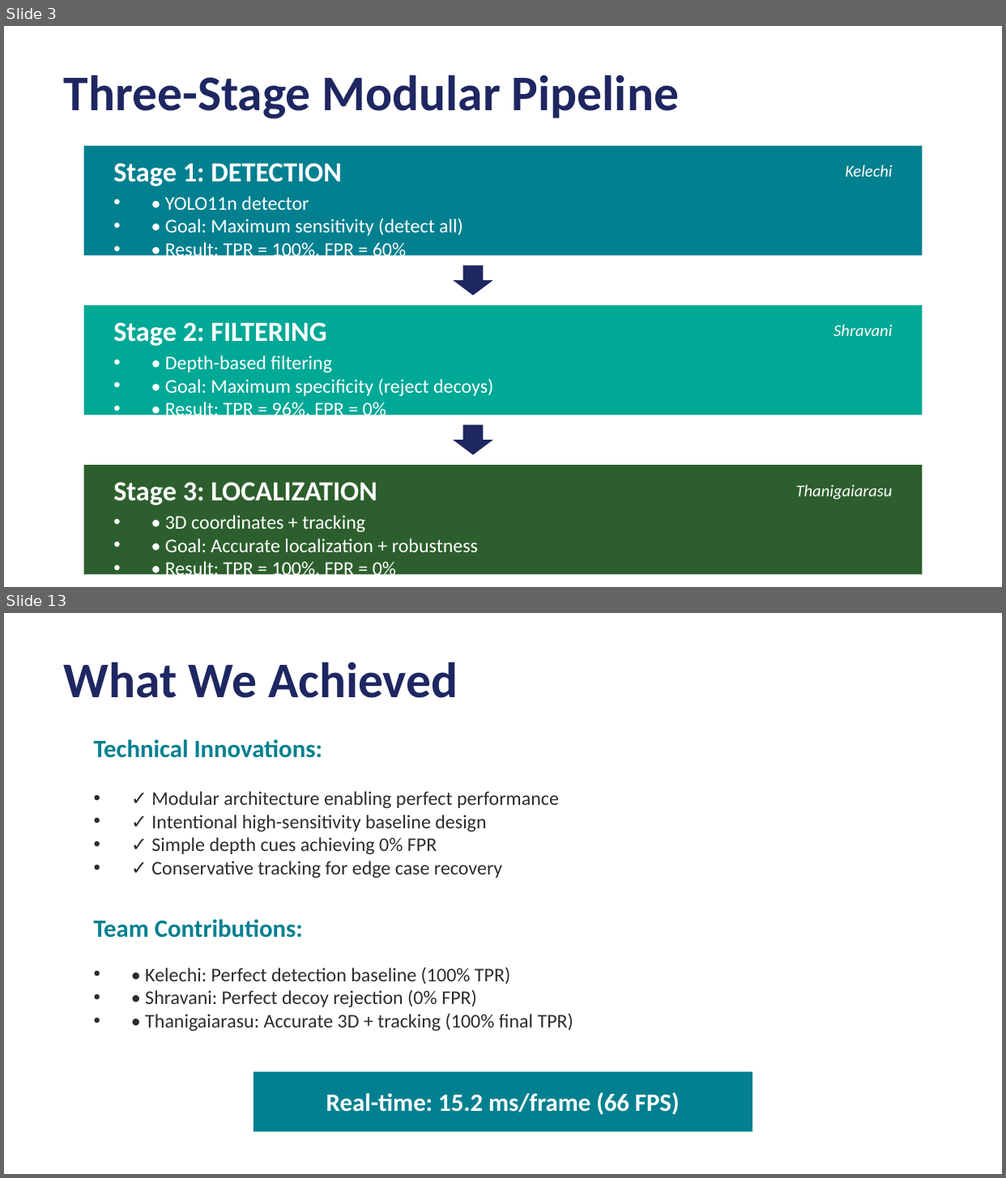
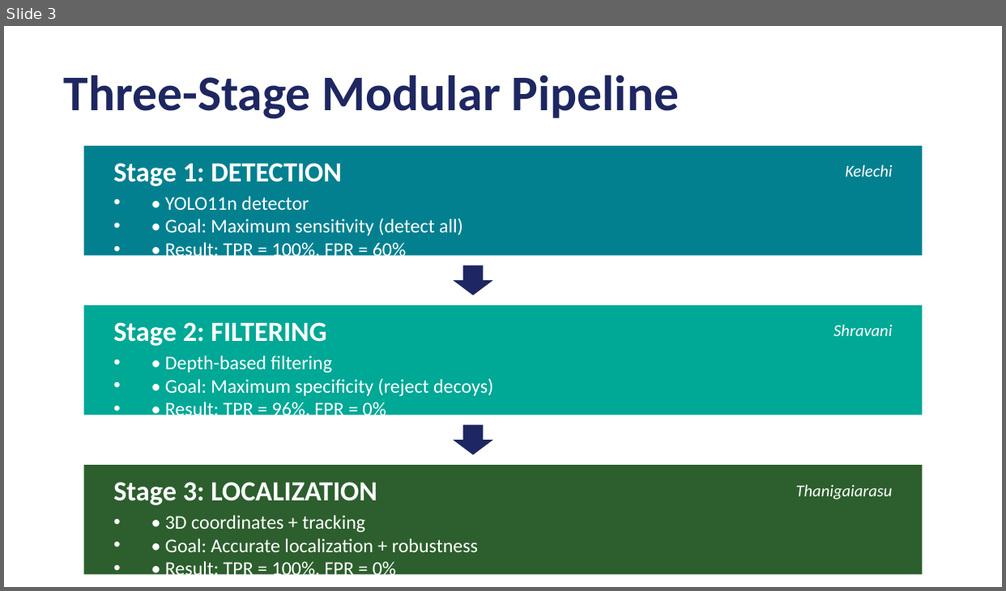
Before and after one commit to ThaniJames/R7020E_Group_7_Object-Detection-and-Localization, a slide deck: Fire_Extinguisher_Detection_Presentation.pptx. Shown one above the other, each under a label of ours: slides 3 and 13 before the commit, slide 3 after it; the slides between them are not shown. The pictures are 1006x1178 and 1006x591 pixels, drawn with LibreOffice and Linux fonts; fonts in the diff are those of the drawing. Boxes give left, top, right and bottom in pixels: in the first picture for what was removed or moved away, otherwise in the second. Text is boxed around its words. In the diff, an @@ line names an element or a change of style, - is before the commit and + after.

```diff
--- a/Fire_Extinguisher_Detection_Presentation.pptx
+++ b/Fire_Extinguisher_Detection_Presentation.pptx
@@ slide 13 removed at (4,613,1002,1174), background #FFFFFF @@
@@ text removed at (64,662,458,698) @@
-What We Achieved
@@ text removed at (94,739,322,758) @@
-Technical Innovations:
@@ text removed at (151,791,559,878) @@
-• ✓ Modular architecture enabling perfect performance
-• ✓ Intentional high-sensitivity baseline design
-• ✓ Simple depth cues achieving 0% FPR
-• ✓ Conservative tracking for edge case recovery
@@ text removed at (94,919,303,938) @@
-Team Contributions:
@@ text removed at (145,967,573,1031) @@
-• • Kelechi: Perfect detection baseline (100% TPR)
-• • Shravani: Perfect decoy rejection (0% FPR)
-• • Thanigaiarasu: Accurate 3D + tracking (100% final TPR)
@@ rectangle removed at (253,1072,752,1132) @@
@@ text removed at (326,1093,680,1115) @@
-Real-time: 15.2 ms/frame (66 FPS)
```
Also in this commit, not shown: 4 slides changed, 7 slides added, 6 other slides removed.
